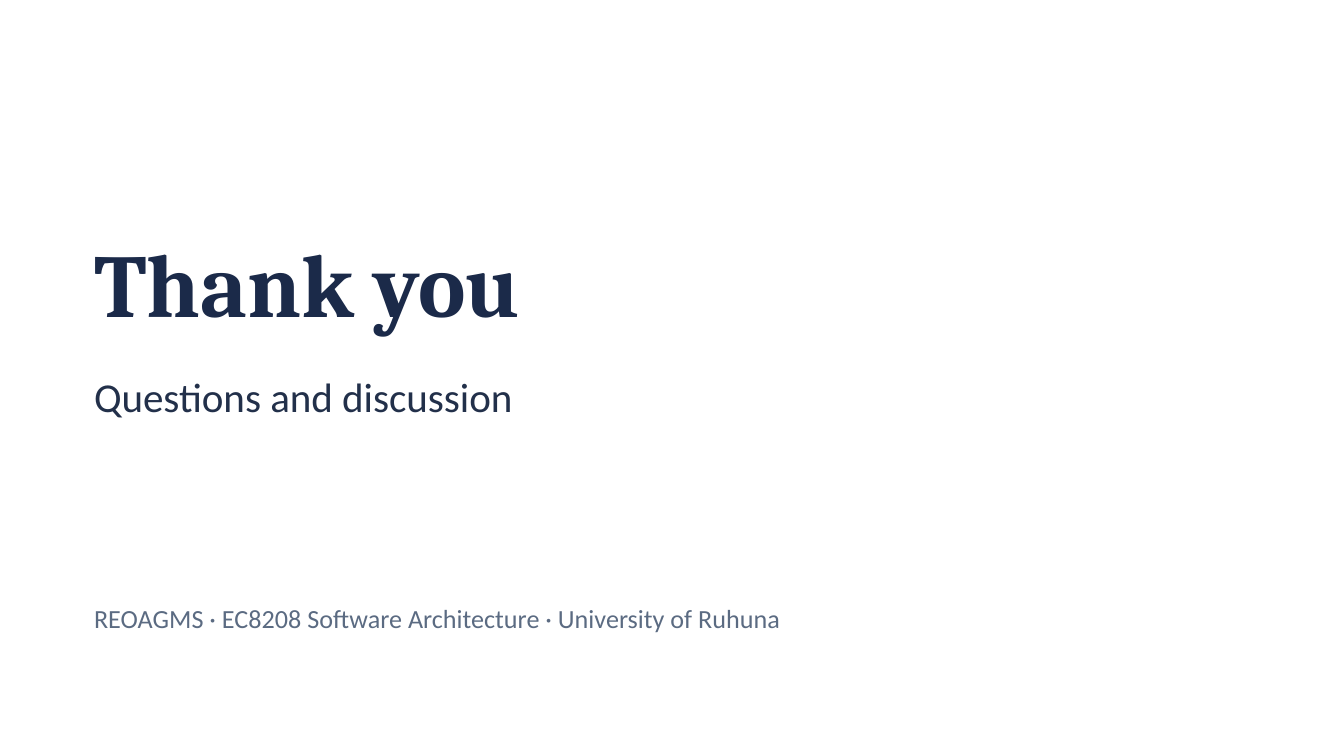
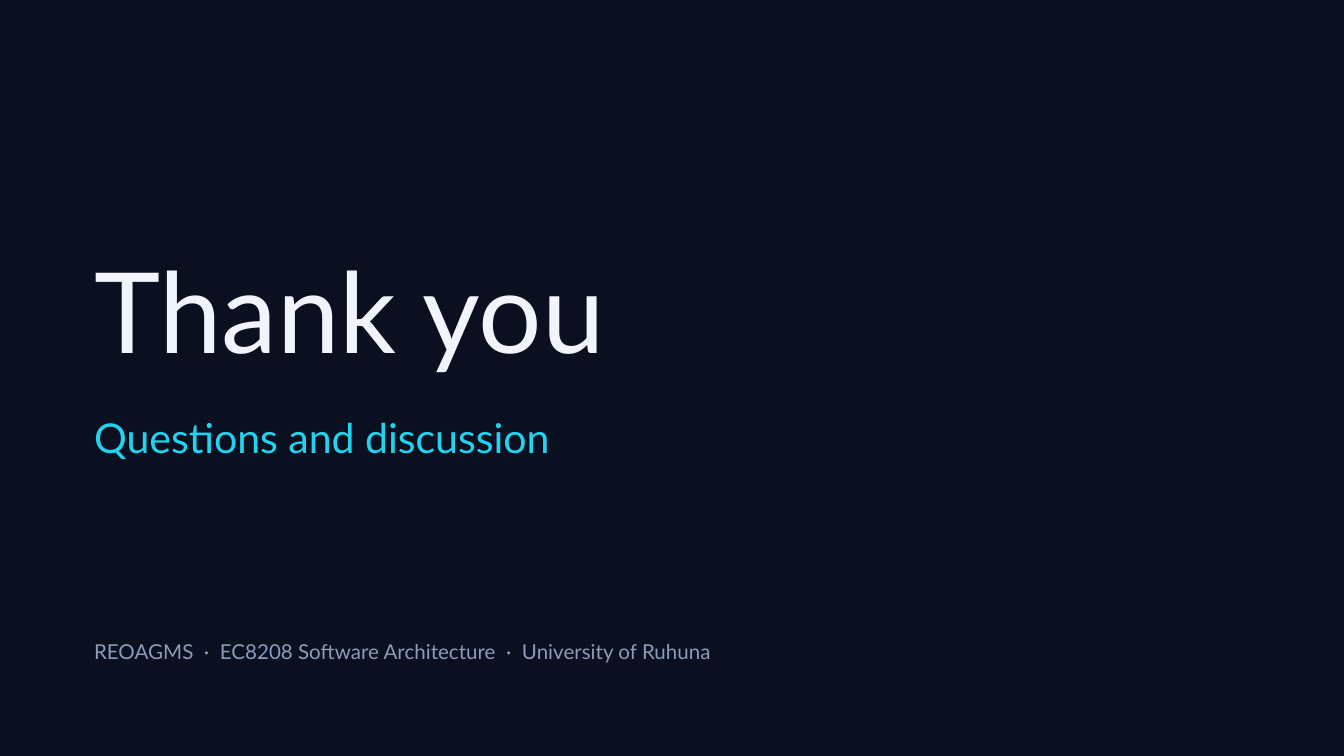
Before and after one commit to CharithManaujayaMUTEC/REOAGMS, a slide deck: slide 10 of deliverables/REOAGMS-Team-Presentation.pptx (slide 52 before the commit). Drawn at 1344x756 pixels with LibreOffice and Linux fonts; fonts in the diff are those of the drawing. Boxes give left, top, right and bottom in pixels: in the first picture for what was removed or moved away, otherwise in the second. Text is boxed around its words. In the diff, an @@ line names an element or a change of style, - is before the commit and + after.

```diff
--- a/deliverables/REOAGMS-Team-Presentation.pptx
+++ b/deliverables/REOAGMS-Team-Presentation.pptx
@@ background #FFFFFF to #0A1020 @@
@@ text "Thank you": place and size @@
-text "Thank you" at (94, 254, 520, 337)
+text "Thank you" at (94, 270, 605, 373)
@@ text "Thank you" at (94, 270, 605, 373): size 48 to 60 pt, font Cambria to Lato, text colour #1B2A49 to #F1F5FB, bold off @@
@@ text "Questions and discussion": place and size @@
-text "Questions and discussion" at (94, 383, 512, 418)
+text "Questions and discussion" at (94, 422, 550, 459)
@@ text "Questions and discussion" at (94, 422, 550, 459): font Calibri to Lato, text colour #22304A to #22D3EE @@
@@ text "REOAGMS · EC8208 Software Architecture ...": place and size @@
-text "REOAGMS · EC8208 Software Architecture ..." at (94, 610, 780, 632)
+text "REOAGMS · EC8208 Software Architecture ..." at (94, 644, 711, 663)
@@ text "REOAGMS · EC8208 Software Architecture ..." at (94, 644, 711, 663): size 14 to 11 pt, font Calibri to Lato, text colour #5B6B82 to #8C9BB8 @@
```
Also in this commit, not shown: 1 other slide changed, 8 slides added, 50 slides removed, 10 other files.
